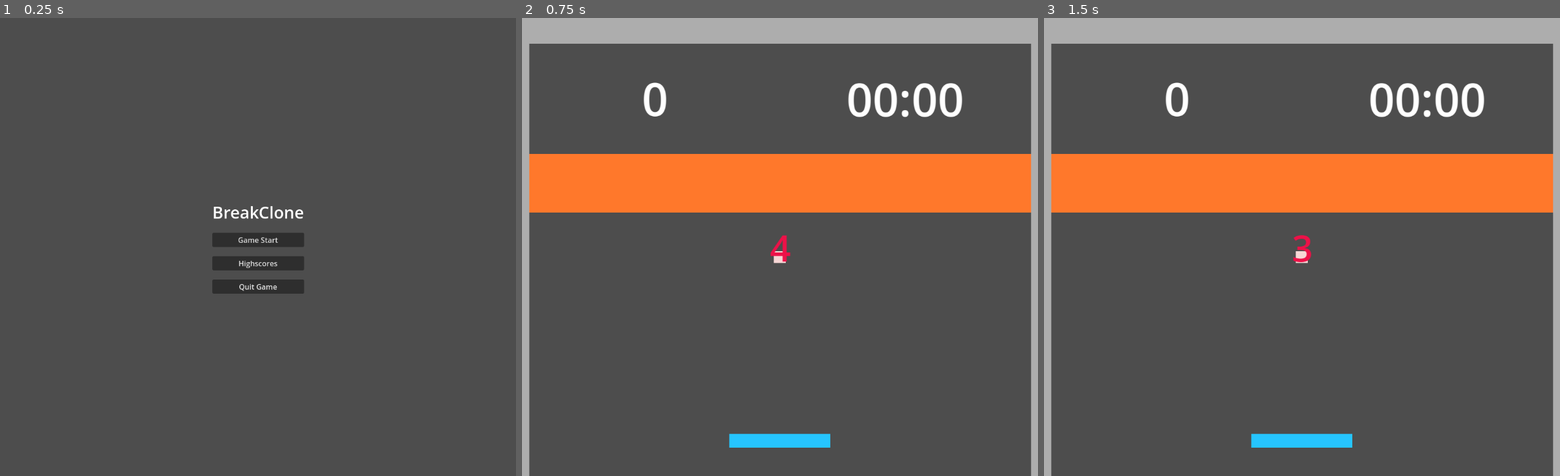
Above: before the commit, frames 1-3 (left to right).
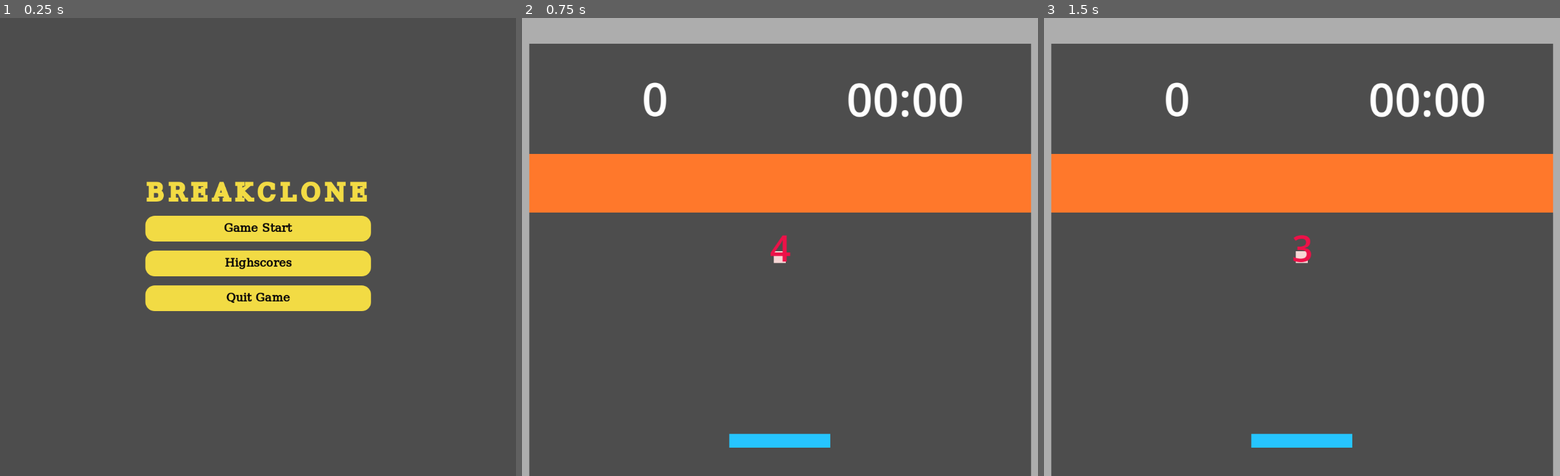
Above: after the commit, the same moments.

Repository: KeiGar/OrbFall
Game: Godot game, scene res://scenes/menus/main_menu_controls.tscn
Two runs of this game, one before a commit and one after it. Both use one fixed random seed, a clock stepped at 60 frames per second and the inputs below.
Inputs:
- Up to frame 1 (0.25 s): no input
- Up to frame 2 (0.75 s): click "Game Start" at 0.5 s
- Up to frame 3 (1.5 s): tap Enter at 1.25 s; hold D (player_moveRight) from 1.28 s (still down); hold Enter from 1.28 s (still down)

The runs differ from the first frame. In frame 1, 9.0% of the frame differs, in the area x 28-72%, y 35-64%; in frame 2, nothing differs; in frame 3, nothing differs.

Commit message:
created theme for main menu

Diff:
--- a/scenes/menus/highscore_menu.tscn
+++ b/scenes/menus/highscore_menu.tscn
@@ -1,6 +1,7 @@
-[gd_scene load_steps=3 format=3 uid="uid://dymimjcrkx72l"]
+[gd_scene load_steps=4 format=3 uid="uid://dymimjcrkx72l"]
 
 [ext_resource type="Script" uid="uid://d4b10t5ymxudx" path="res://scripts/menus/highscore_menu.gd" id="1_3pnpd"]
+[ext_resource type="Theme" uid="uid://kslgr1vu48c6" path="res://styles/main_menu/style_main_menu.tres" id="1_haig6"]
 
 [sub_resource type="LabelSettings" id="LabelSettings_3pnpd"]
 font_size = 36
@@ -17,6 +18,7 @@
 offset_bottom = 72.0
 grow_horizontal = 2
 grow_vertical = 2
+theme = ExtResource("1_haig6")
 theme_override_constants/separation = 20
 alignment = 1
 vertical = true
--- a/scenes/menus/main_menu_controls.tscn
+++ b/scenes/menus/main_menu_controls.tscn
@@ -1,9 +1,7 @@
 [gd_scene load_steps=3 format=3 uid="uid://b3ceglkuwrcgy"]
 
+[ext_resource type="Theme" uid="uid://kslgr1vu48c6" path="res://styles/main_menu/style_main_menu.tres" id="1_3dbro"]
 [ext_resource type="Script" uid="uid://bvu3wucuvgrbn" path="res://scripts/menus/main_menu_controls.gd" id="1_8chms"]
-
-[sub_resource type="LabelSettings" id="LabelSettings_c7uy4"]
-font_size = 36
 
 [node name="MainMenuControls" type="BoxContainer"]
 anchors_preset = 8
@@ -17,6 +15,7 @@
 offset_bottom = 33.0
 grow_horizontal = 2
 grow_vertical = 2
+theme = ExtResource("1_3dbro")
 theme_override_constants/separation = 20
 alignment = 1
 vertical = true
@@ -24,8 +23,7 @@
 
 [node name="Game_Title" type="Label" parent="."]
 layout_mode = 2
-text = "BreakClone"
-label_settings = SubResource("LabelSettings_c7uy4")
+text = "BREAKCLONE"
 horizontal_alignment = 1
 
 [node name="Btn_Start" type="Button" parent="."]
--- /dev/null
+++ b/styles/main_menu/style_main_menu.tres
@@ -0,0 +1,126 @@
+[gd_resource type="Theme" load_steps=12 format=3 uid="uid://kslgr1vu48c6"]
+
+[ext_resource type="StyleBox" uid="uid://bhcupxakggxs6" path="res://styles/main_menu/stylebox_button.tres" id="1_bd13y"]
+
+[sub_resource type="SystemFont" id="SystemFont_ap8hr"]
+font_names = PackedStringArray("Fantasy")
+font_weight = 500
+subpixel_positioning = 0
+
+[sub_resource type="FontVariation" id="FontVariation_wcqp4"]
+base_font = SubResource("SystemFont_ap8hr")
+variation_embolden = 0.75
+
+[sub_resource type="StyleBoxFlat" id="StyleBoxFlat_lcqjs"]
+content_margin_left = 4.0
+content_margin_top = 15.0
+content_margin_right = 4.0
+content_margin_bottom = 15.0
+bg_color = Color(0.9490196, 0.85882354, 0.26666668, 0.27058825)
+corner_radius_top_left = 3
+corner_radius_top_right = 3
+corner_radius_bottom_right = 3
+corner_radius_bottom_left = 3
+corner_detail = 5
+
+[sub_resource type="StyleBoxFlat" id="StyleBoxFlat_3wiw1"]
+content_margin_top = 15.0
+content_margin_bottom = 15.0
+bg_color = Color(0.67058825, 0.6039216, 0.1882353, 1)
+corner_radius_top_left = 20
+corner_radius_top_right = 20
+corner_radius_bottom_right = 20
+corner_radius_bottom_left = 20
+
+[sub_resource type="StyleBoxFlat" id="StyleBoxFlat_4lp7t"]
+content_margin_left = 4.0
+content_margin_top = 15.0
+content_margin_right = 4.0
+content_margin_bottom = 15.0
+bg_color = Color(0.8784314, 0.79607844, 0.24705882, 1)
+corner_radius_top_left = 20
+corner_radius_top_right = 20
+corner_radius_bottom_right = 20
+corner_radius_bottom_left = 20
+corner_detail = 5
+
+[sub_resource type="StyleBoxFlat" id="StyleBoxFlat_cr45h"]
+content_margin_left = 4.0
+content_margin_top = 15.0
+content_margin_right = 4.0
+content_margin_bottom = 15.0
+bg_color = Color(0.9490196, 0.85882354, 0.26666668, 1)
+corner_radius_top_left = 3
+corner_radius_top_right = 3
+corner_radius_bottom_right = 3
+corner_radius_bottom_left = 3
+corner_detail = 5
+
+[sub_resource type="SystemFont" id="SystemFont_bd13y"]
+font_names = PackedStringArray("Fantasy")
+
+[sub_resource type="FontVariation" id="FontVariation_ap8hr"]
+base_font = SubResource("SystemFont_bd13y")
+variation_embolden = 2.0
+spacing_glyph = 10
+
+[sub_resource type="StyleBoxFlat" id="StyleBoxFlat_olic7"]
+content_margin_left = 4.0
+content_margin_top = 4.0
+content_margin_right = 4.0
+content_margin_bottom = 4.0
+bg_color = Color(1, 1, 1, 0.75)
+draw_center = false
+border_width_left = 2
+border_width_top = 2
+border_width_right = 2
+border_width_bottom = 2
+corner_radius_top_left = 3
+corner_radius_top_right = 3
+corner_radius_bottom_right = 3
+corner_radius_bottom_left = 3
+corner_detail = 5
+expand_margin_left = 2.0
+expand_margin_top = 2.0
+expand_margin_right = 2.0
+expand_margin_bottom = 2.0
+
+[sub_resource type="StyleBoxEmpty" id="StyleBoxEmpty_ip21h"]
+
+[resource]
+Button/colors/font_color = Color(0.043137256, 0.03137255, 0.03137255, 1)
+Button/colors/font_disabled_color = Color(0.043137256, 0.03137255, 0.03137255, 1)
+Button/colors/font_focus_color = Color(0.95, 0.95, 0.95, 1)
+Button/colors/font_hover_color = Color(0.043137256, 0.03137255, 0.03137255, 1)
+Button/colors/font_hover_pressed_color = Color(0.043137256, 0.03137255, 0.03137255, 1)
+Button/colors/font_outline_color = Color(0, 0, 0, 1)
+Button/colors/font_pressed_color = Color(0.043137256, 0.03137255, 0.03137255, 1)
+Button/colors/icon_disabled_color = Color(1, 1, 1, 0.4)
+Button/colors/icon_focus_color = Color(1, 1, 1, 1)
+Button/colors/icon_hover_color = Color(1, 1, 1, 1)
+Button/colors/icon_hover_pressed_color = Color(1, 1, 1, 1)
+Button/colors/icon_normal_color = Color(1, 1, 1, 1)
+Button/colors/icon_pressed_color = Color(1, 1, 1, 1)
+Button/constants/align_to_largest_stylebox = 0
+Button/constants/h_separation = 4
+Button/constants/icon_max_width = 0
+Button/constants/outline_size = 0
+Button/font_sizes/font_size = 25
+Button/fonts/font = SubResource("FontVariation_wcqp4")
+Button/styles/disabled = SubResource("StyleBoxFlat_lcqjs")
+Button/styles/focus = SubResource("StyleBoxFlat_3wiw1")
+Button/styles/hover = SubResource("StyleBoxFlat_4lp7t")
+Button/styles/normal = ExtResource("1_bd13y")
+Button/styles/pressed = SubResource("StyleBoxFlat_cr45h")
+Label/colors/font_color = Color(0.9490196, 0.85882354, 0.26666668, 1)
+Label/colors/font_outline_color = Color(0, 0, 0, 1)
+Label/colors/font_shadow_color = Color(0, 0, 0, 0)
+Label/constants/line_spacing = 3
+Label/constants/outline_size = 0
+Label/constants/shadow_offset_x = 1
+Label/constants/shadow_offset_y = 1
+Label/constants/shadow_outline_size = 1
+Label/font_sizes/font_size = 50
+Label/fonts/font = SubResource("FontVariation_ap8hr")
+Label/styles/focus = SubResource("StyleBoxFlat_olic7")
+Label/styles/normal = SubResource("StyleBoxEmpty_ip21h")
--- /dev/null
+++ b/styles/main_menu/stylebox_button.tres
@@ -0,0 +1,10 @@
+[gd_resource type="StyleBoxFlat" format=3 uid="uid://bhcupxakggxs6"]
+
+[resource]
+content_margin_top = 15.0
+content_margin_bottom = 15.0
+bg_color = Color(0.9490196, 0.85882354, 0.26666668, 1)
+corner_radius_top_left = 20
+corner_radius_top_right = 20
+corner_radius_bottom_right = 20
+corner_radius_bottom_left = 20
